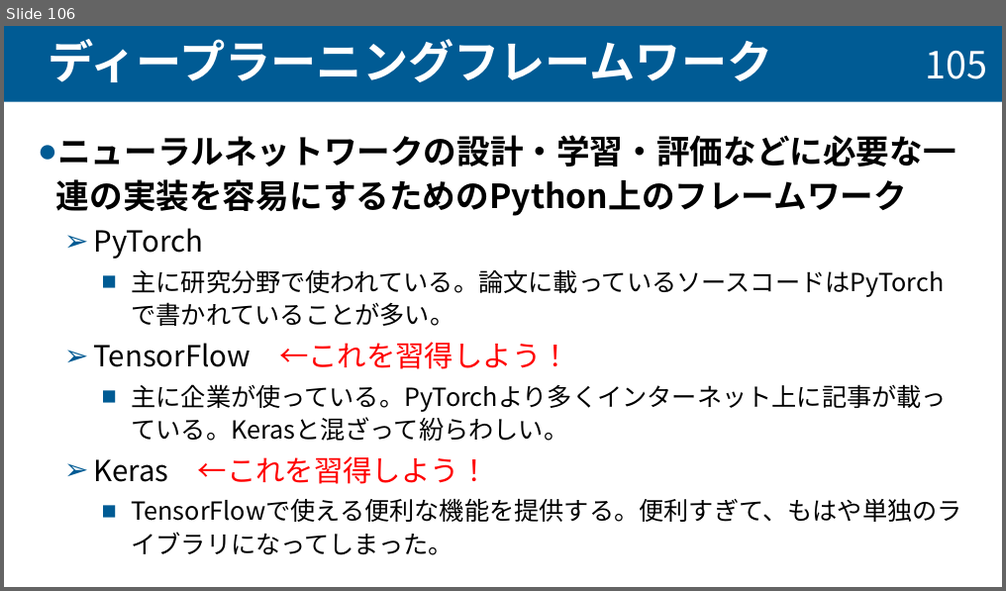
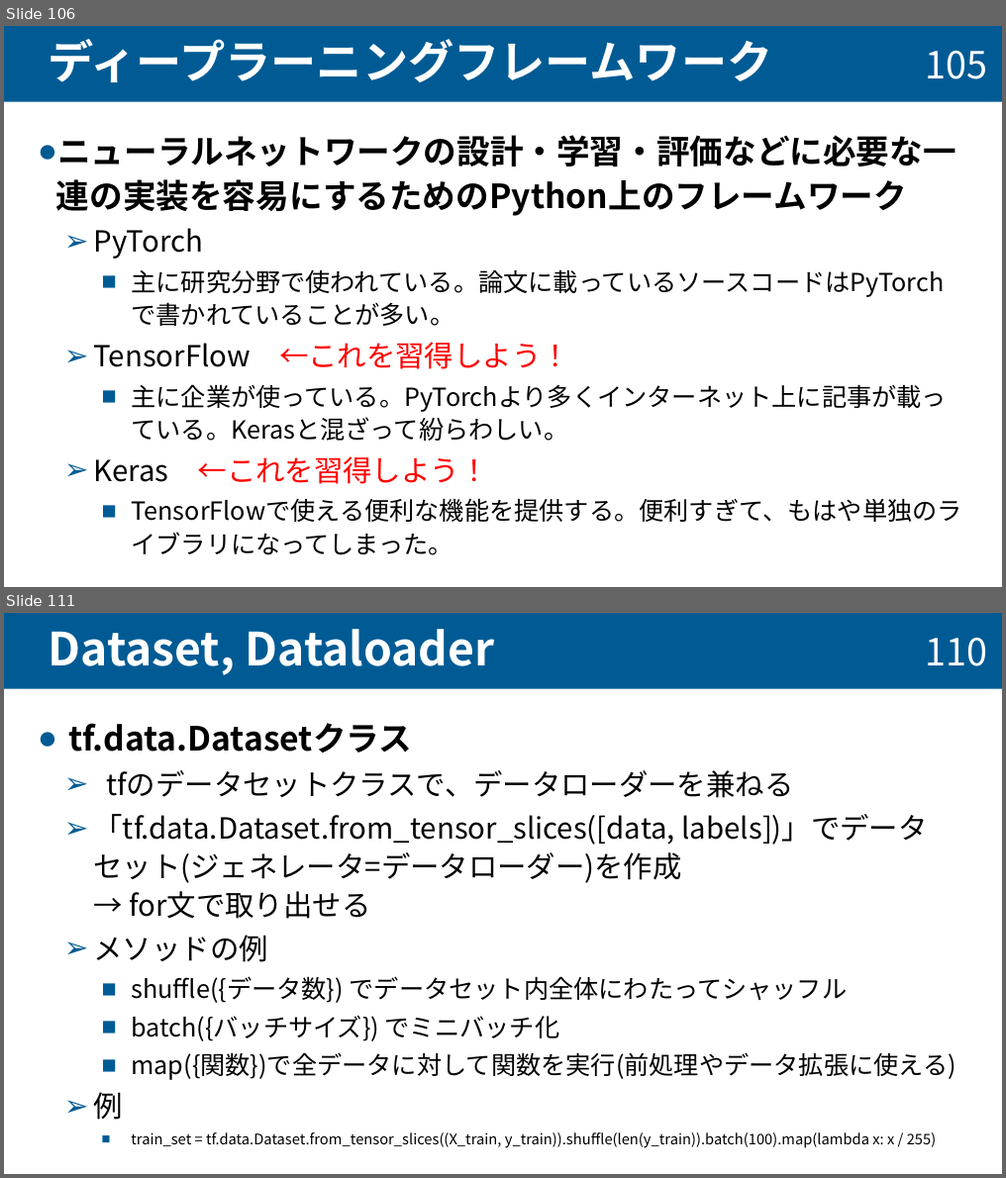
Before and after one commit to taiseifujisawa/cnn_manual_nktlab, a slide deck: cnn_manual.pptx. Shown one above the other, each under a label of ours: slide 106 before the commit, slides 106 and 111 after it; the slides between them are not shown. The pictures are 1006x591 and 1006x1178 pixels, drawn with LibreOffice and Linux fonts; fonts in the diff are those of the drawing. Boxes give left, top, right and bottom in pixels: in the first picture for what was removed or moved away, otherwise in the second. Text is boxed around its words. In the diff, an @@ line names an element or a change of style, - is before the commit and + after.

```diff
--- a/cnn_manual.pptx
+++ b/cnn_manual.pptx
@@ slide 111 added at (4, 613, 1002, 1174), background #FFFFFF @@
@@ title added at (4, 613, 1002, 688), fill #005B94, 44 pt, text #FFFFFF, bold @@
+Dataset, Dataloader
@@ page number added at (925, 638, 987, 666), 36 pt, text #FFFFFF @@
+110
@@ text added at (69, 723, 956, 1149), 28 pt, text #000000 @@
+● tf.data.Datasetクラス
+  ➢ tfのデータセットクラスで、データローダーを兼ねる
+  ➢ 「tf.data.Dataset.from_tensor_slices([data, labels])」でデータセット(ジェネレータ=データローダー)を作成
+    → for文で取り出せる
+  ➢ メソッドの例
+    ■ shuffle({データ数}) でデータセット内全体にわたってシャッフル
+    ■ batch({バッチサイズ}) でミニバッチ化
+    ■ map({関数})で全データに対して関数を実行(前処理やデータ拡張に使える)
+  ➢ 例
+    ■ train_set = tf.data.Dataset.from_tensor_slices((X_train, y_train)).shuffle(len(y_train)).batch(100).map(lambda x: x / 255)
```
Also in this commit, not shown: 7 slides changed, 14 other slides added, 29 slides removed.
